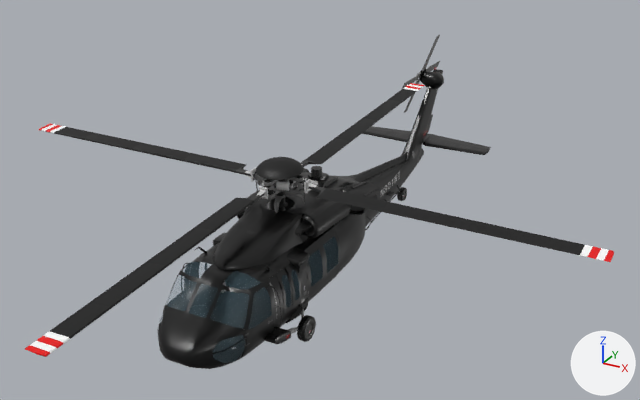
Renders of the glTF model uh60/heavyd.gltf from each side of a commit.
Rendered twice from a 50 mm camera at (10.69, -20.44, 9.69) aimed at (0.22, -1.39, 0.17). Every picture has the same lights, and +X, +Y and +Z are marked at lower right. The picture after the commit comes second.

Objects in the first picture: 'Exterior', 'Spin_0' and 1 more.
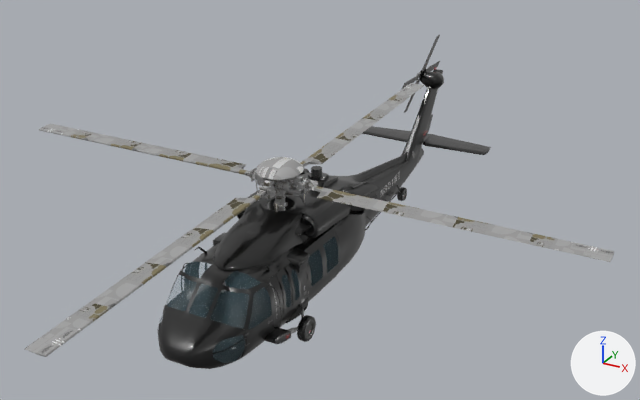
Where the newer file only moved an object's origin or applied its transform, the numbers keep the older frame.

The change, as a diff of the scene's bpy script:
```diff
--- a/uh60/heavyd.gltf.py
+++ b/uh60/heavyd.gltf.py
@@ img_1_webp @@
+img_1_webp = load_image('1.webp', '../a320-cfm/t/1.webp', 2048, 2048, 'sRGB')
@@ mat_defaultwhite_5 @@
 mat_defaultwhite_5 = principled_material('DefaultWhite_5')
-mat_defaultwhite_5.texture = img_1_jpg
+mat_defaultwhite_5.texture = img_1_webp
 mat_defaultwhite_5.roughness = 0.54
```

Where the change shows, as pixel boxes [x1, y1, x2, y2] in the pictures (640 x 400 px):
'Spin_0', surface changed
    both: [25, 83, 614, 357]
